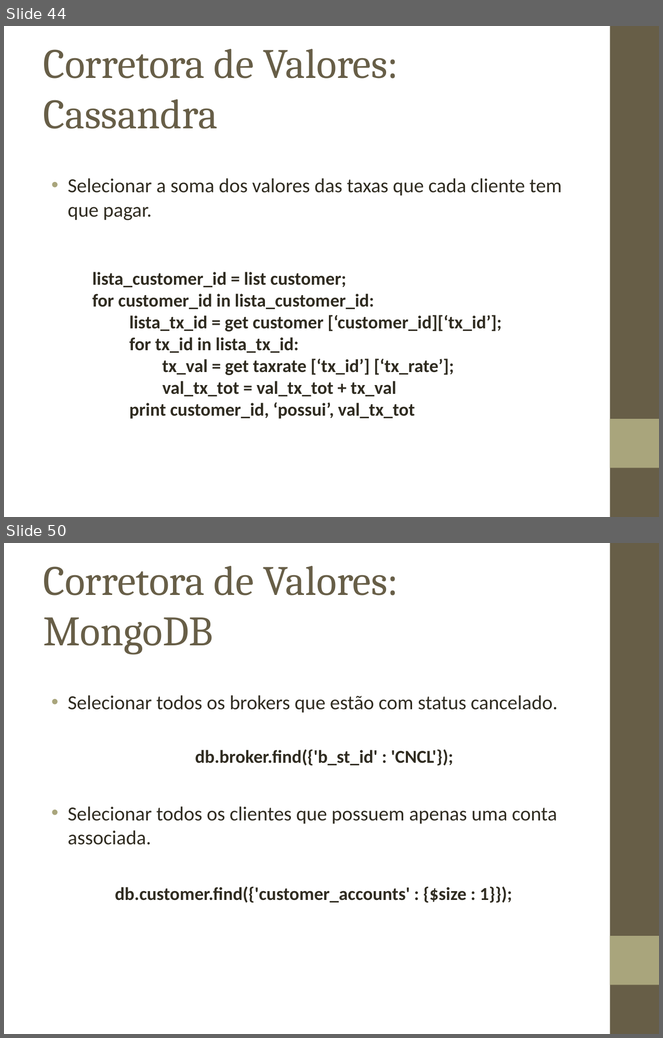
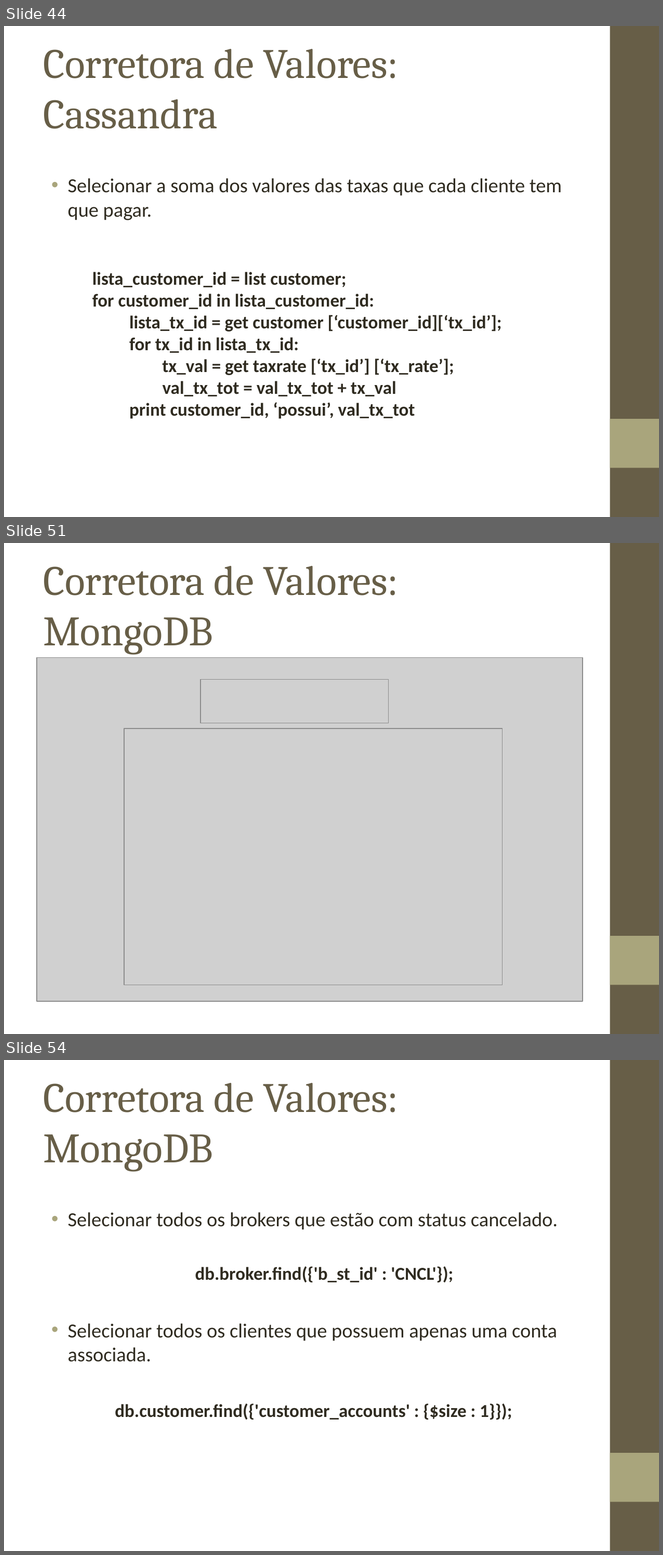
Before and after one commit to biacpaixao/Projeto_Final, a slide deck: apresentacao_projeto_final.ppt. Shown one above the other, each under a label of ours: slides 44 and 50 before the commit, slides 44, 51 and 54 after it; the slides between them are not shown. The pictures are 663x1038 and 663x1555 pixels, drawn with LibreOffice and Linux fonts; fonts in the diff are those of the drawing; grey boxes stand for pictures; background and template pictures are left out. Boxes give left, top, right and bottom in pixels: in the first picture for what was removed or moved away, otherwise in the second. Text is boxed around its words. In the diff, an @@ line names an element or a change of style, - is before the commit and + after.

```diff
--- a/apresentacao_projeto_final.ppt
+++ b/apresentacao_projeto_final.ppt
@@ slide 51 added at (4, 543, 659, 1034), background picture (left out); not listed: 2 template elements that a slide beside it also shows @@
@@ title added at (44, 566, 399, 654), 46 pt, text #675E47 @@
+Corretora de Valores: MongoDB
@@ picture added at (37, 657, 583, 1002) @@
@@ picture added at (201, 679, 389, 723) @@
@@ picture added at (124, 729, 502, 985) @@
@@ what was slide 50 is now slide 54 @@
```
Also in this commit, not shown: 5 slides changed, 3 other slides added.
